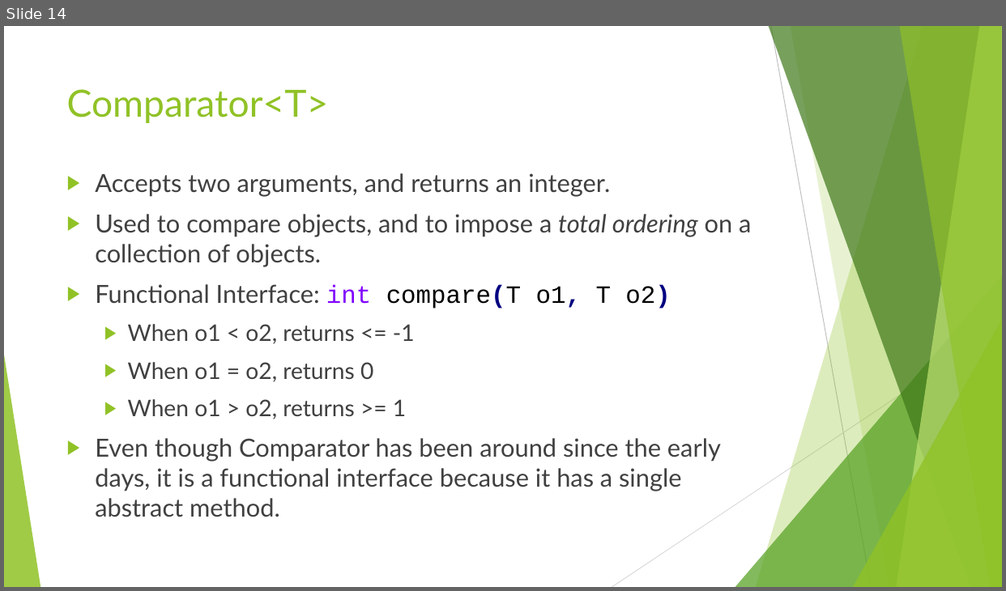
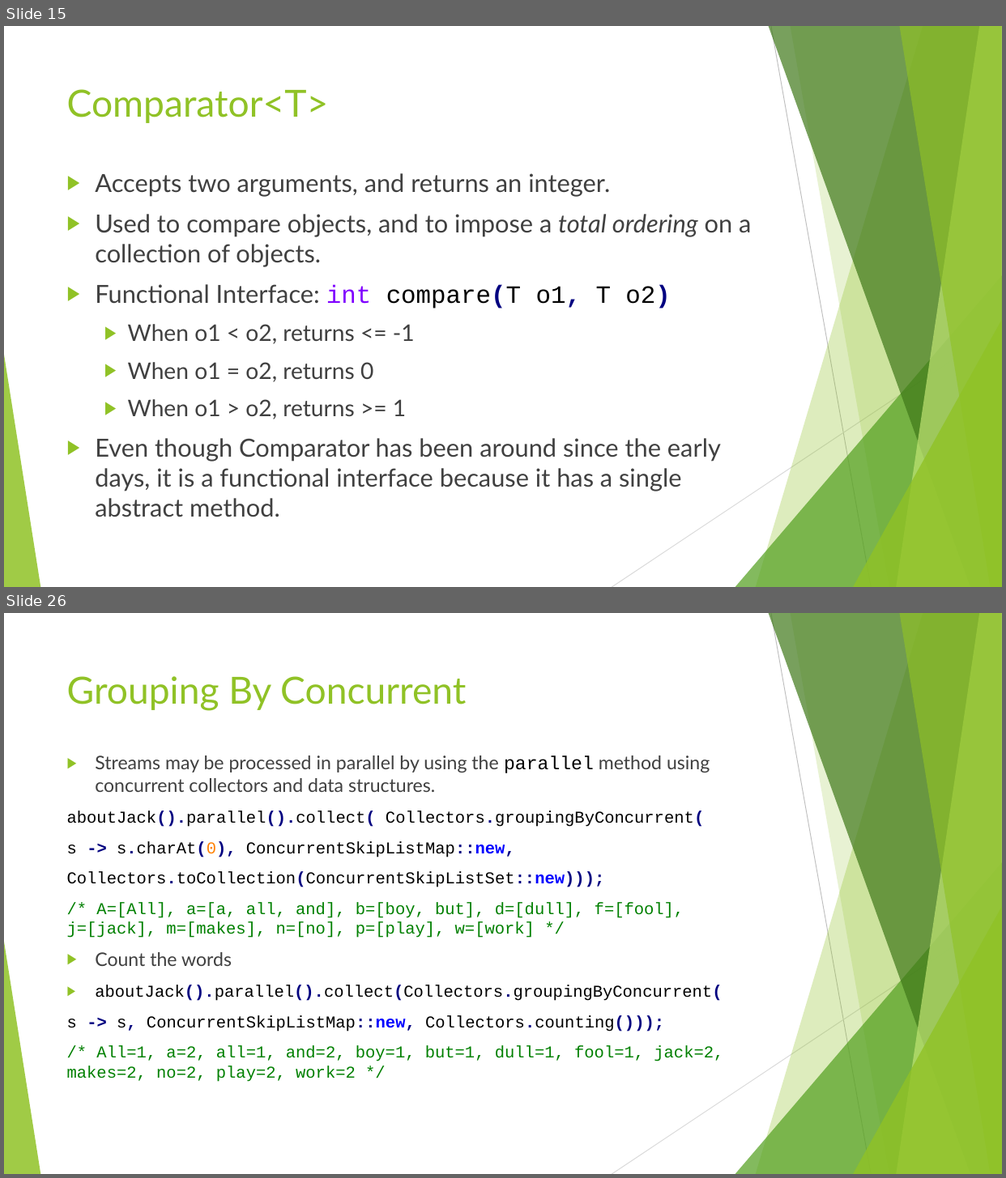
Before and after one commit to RichardRoda/2017-CodePaLOUsa-Lambda, a slide deck: Learning to Love the Lambda in the Stream.pptx. Shown one above the other, each under a label of ours: slide 14 before the commit, slides 15 and 26 after it; the slides between them are not shown. The pictures are 1006x591 and 1006x1178 pixels, drawn with LibreOffice and Linux fonts; fonts in the diff are those of the drawing. Boxes give left, top, right and bottom in pixels: in the first picture for what was removed or moved away, otherwise in the second. Text is boxed around its words. In the diff, an @@ line names an element or a change of style, - is before the commit and + after.

Commit message:
Various changes - Add unit testing strategies: builder pattern to add intermediate operation to stream, or decorator to decorate functional lambdas with testing logic.  Add slide about method references.

```diff
--- a/Learning to Love the Lambda in the Stream.pptx
+++ b/Learning to Love the Lambda in the Stream.pptx
@@ slide 26 added at (4,613,1002,1174), background #FFFFFF; not listed: 10 template elements that a slide beside it also shows @@
@@ title added at (67,676,466,711), 36 pt, text #90C226 @@
+Grouping By Concurrent
@@ text added at (67,756,723,1082), 16 pt, text #000000 @@
+▶ Streams may be processed in parallel by using the parallel method using concurrent collectors and data structures.
+aboutJack().parallel().collect( Collectors.groupingByConcurrent(
+s -> s.charAt(0), ConcurrentSkipListMap::new,
+Collectors.toCollection(ConcurrentSkipListSet::new)));
+/* A=[All], a=[a, all, and], b=[boy, but], d=[dull], f=[fool], j=[jack], m=[makes], n=[no], p=[play], w=[work] */
+▶ Count the words
+▶ aboutJack().parallel().collect(Collectors.groupingByConcurrent(
+s -> s, ConcurrentSkipListMap::new, Collectors.counting()));
+/* All=1, a=2, all=1, and=2, boy=1, but=1, dull=1, fool=1, jack=2, makes=2, no=2, play=2, work=2 */
@@ what was slide 14 is now slide 15 @@
```
Also in this commit, not shown: 12 slides changed, 9 other slides added, 5 other files.
